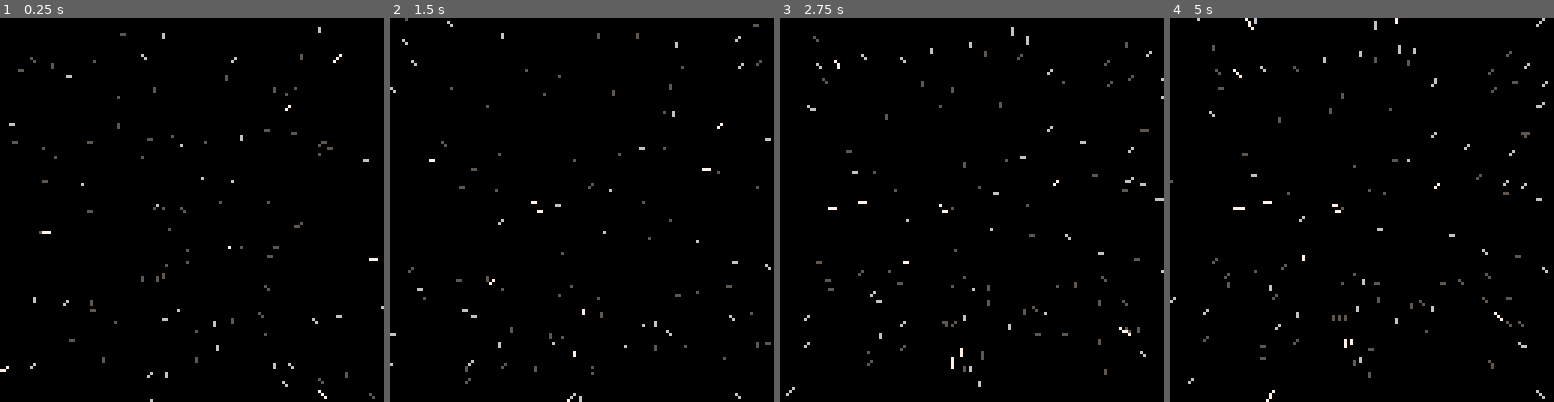
Above: before the commit, frames 1-4 (left to right).
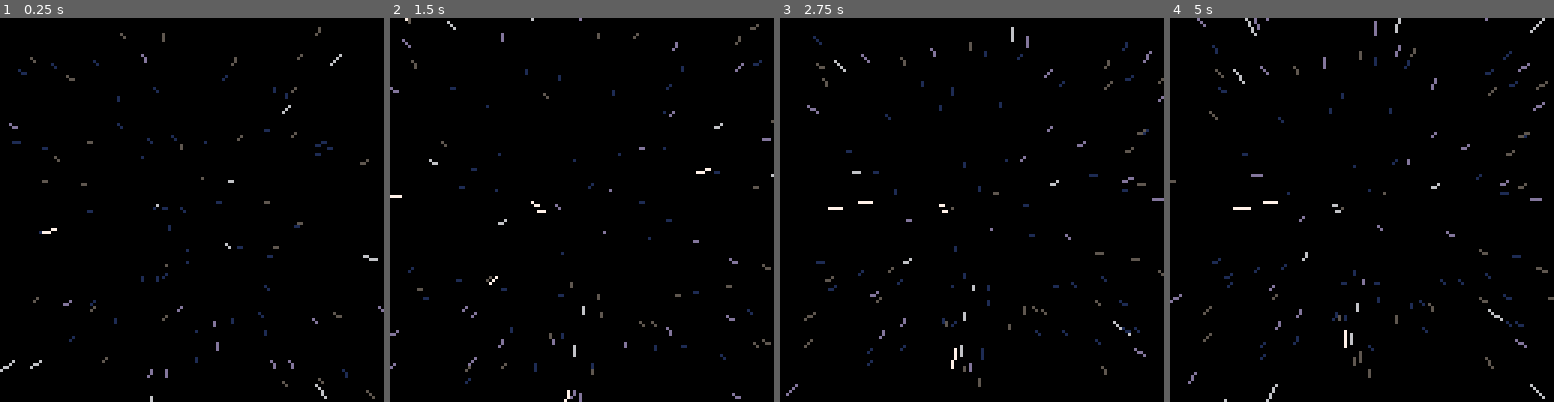
Above: after the commit, the same moments.

Repository: sroccaserra/pico-8-starfield
Game: PICO-8 cartridge carts/starfield.p8
Two runs of this game, one before a commit and one after it. Both use one fixed random seed, a clock stepped at 60 frames per second and the inputs below.
Inputs:
- Up to frame 1 (0.25 s): no input
- Up to frame 2 (1.5 s): tap X (X key) at 0.33, 1.07 s; tap O (Z key) at 0.7 s
- Up to frame 3 (2.75 s): tap O (Z key) at 1.7, 2.1, 2.5 s; tap X (X key) at 1.85 s; hold Up 2.15-2.42 s
- Up to frame 4 (5 s): tap O (Z key) every 0.4 s from 2.9 to 4.9 s; tap X (X key) at 2.97, 4.08 s; hold Down 3.63-3.97 s; hold Up from 4.73 s (still down)

The runs differ from the first frame. In frame 1, 1.3% of the frame differs, in the area x 0-100%, y 2-100%; in frame 2, 1.3%; in frame 3, 1.7%; in frame 4, 1.9%, in the area x 0-100%, y 0-100%.

Commit message:
Switch from 3 colors ramp to 5 colors ramp
Use color 1, 5, 13, 6, 7 instead of only 5, 6, 7. This makes use of dark
blue and violet to provide a smoother color ramp.

Diff:
--- a/carts/starfield_main.lua
+++ b/carts/starfield_main.lua
@@ -1,7 +1,7 @@
 -- main
 
 fps = 60
-z_increment = -60/fps
+z_speed = -60/fps
 nb_stars = 200
 
 function _init()
@@ -24,12 +24,12 @@
 
 function _update60()
     if btn(4) or btn(2) then
-        z_increment = z_increment - 1/fps
+        z_speed = z_speed - 1/fps
     elseif btn(5) or btn(3) then
-        z_increment = z_increment + 1/fps
+        z_speed = z_speed + 1/fps
     end
     for star in all(stars) do
-        star.z = star.z + z_increment
+        star.z = star.z + z_speed
         if star.z < screen_z then
             star.z = far_z
         elseif star.z > far_z then
--- a/carts/starfield_screen.lua
+++ b/carts/starfield_screen.lua
@@ -6,22 +6,22 @@
 screen_z = 10
 far_z = 100
 
-third_inc = (far_z - screen_z)/3
-light_z = screen_z + third_inc
-dark_z = light_z + third_inc
-
-light_color = 7
-middle_color = 6
-dark_color = 5
+greys = {7, 6, 13, 5, 1}
+grey_distance_inc = (far_z - screen_z) / #greys
+grey_distances = {
+    screen_z + grey_distance_inc,
+    screen_z + 2 * grey_distance_inc,
+    screen_z + 3 * grey_distance_inc,
+    screen_z + 4 * grey_distance_inc
+}
 
 function z_color(z)
-    if z <= light_z then
-        return light_color
-    elseif dark_z < z then
-        return dark_color
+    for i,distance in pairs(grey_distances) do
+        if z < distance then
+            return greys[i]
+        end
     end
-
-    return middle_color
+    return greys[#greys]
 end
 
 function screen_project(point_3d)
--- a/carts/starfield_star.lua
+++ b/carts/starfield_star.lua
@@ -3,6 +3,7 @@
 amplitude = 512
 
 star = {}
+star.__index = star
 
 function star:new()
     local o = {
@@ -10,15 +11,13 @@
         y = rnd(amplitude*2)-amplitude,
         z = rnd(far_z-screen_z)+screen_z
     }
-    setmetatable(o, self)
-    self.__index = self
-    return o
+    return setmetatable(o, self)
 end
 
 function star:trail()
     return {
         x = self.x,
         y = self.y,
-        z = self.z - z_increment
+        z = self.z - 2*z_speed
     }
 end
Not shown, changed: README.md
Not shown, changed: images/starfield_0.gif
